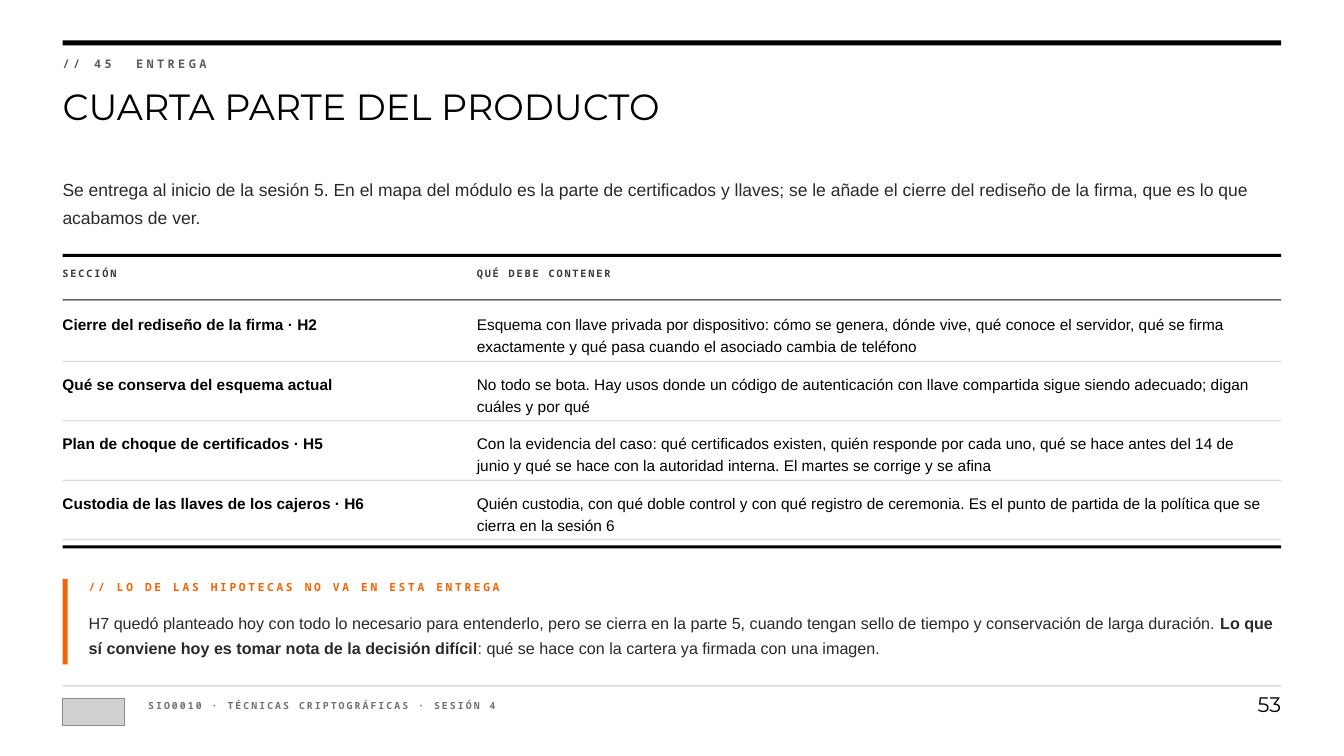
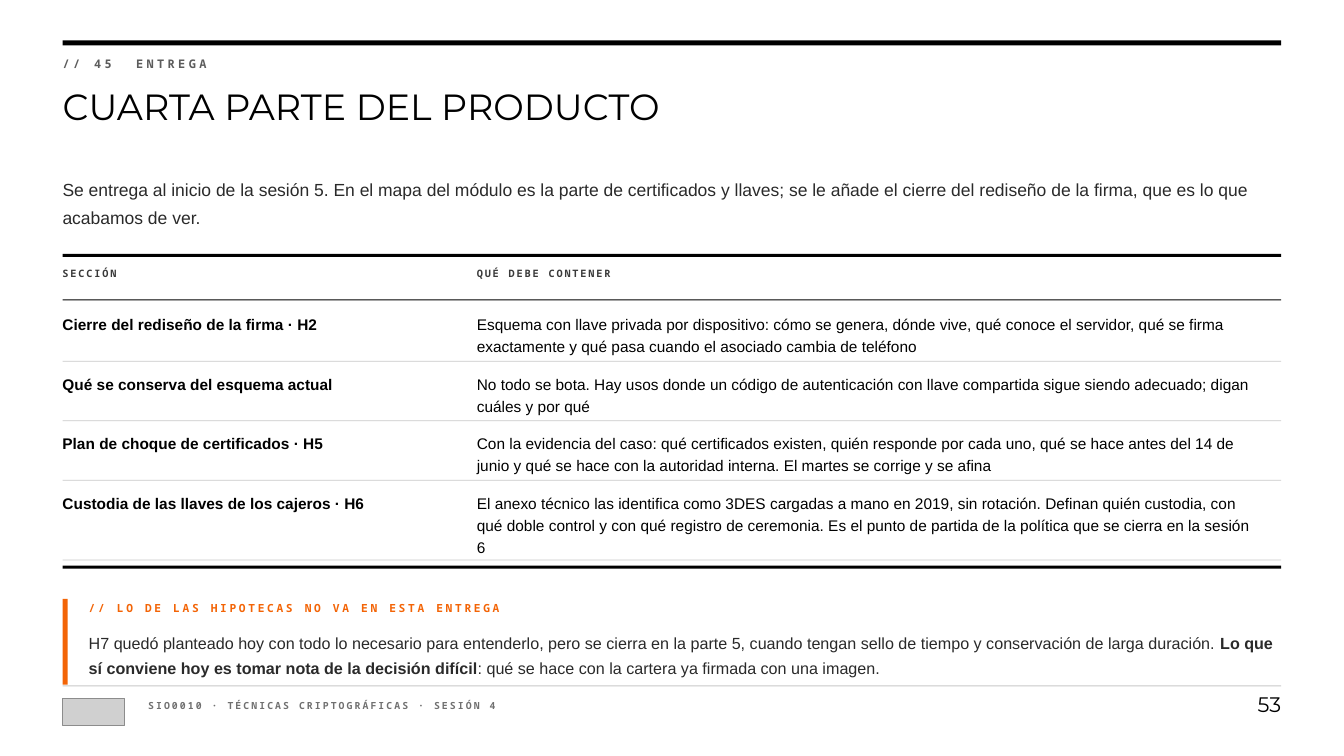
Before and after one commit to andresdapena81/sio0010-tecnicas-criptograficas, a slide deck: slide 53 of presentaciones/SIO0010-S4-Llave-publica-y-firma.pptx. Drawn at 1344x756 pixels with LibreOffice and Linux fonts; fonts in the diff are those of the drawing; grey boxes stand for pictures. Boxes give left, top, right and bottom in pixels: in the first picture for what was removed or moved away, otherwise in the second. Text is boxed around its words. In the diff, an @@ line names an element or a change of style, - is before the commit and + after.

```diff
--- a/presentaciones/SIO0010-S4-Llave-publica-y-firma.pptx
+++ b/presentaciones/SIO0010-S4-Llave-publica-y-firma.pptx
@@ text at [477,497,1249,553]: text changed @@
-Quién custodia, con qué doble control y con qué registro de ceremonia. Es el punto de partida de la política que se cierra en la sesión 6
+El anexo técnico las identifica como 3DES cargadas a mano en 2019, sin rotación. Definan quién custodia, con qué doble control y con qué registro de ceremonia. Es el punto de partida de la política que se cierra en la sesión 6
@@ 3 rectangles, 2 texts: place and size @@
-3 rectangles, 2 texts at [63,539,1281,664]
+3 rectangles, 2 texts at [63,560,1281,685]
```
Also in this commit, not shown: 21 other files.
